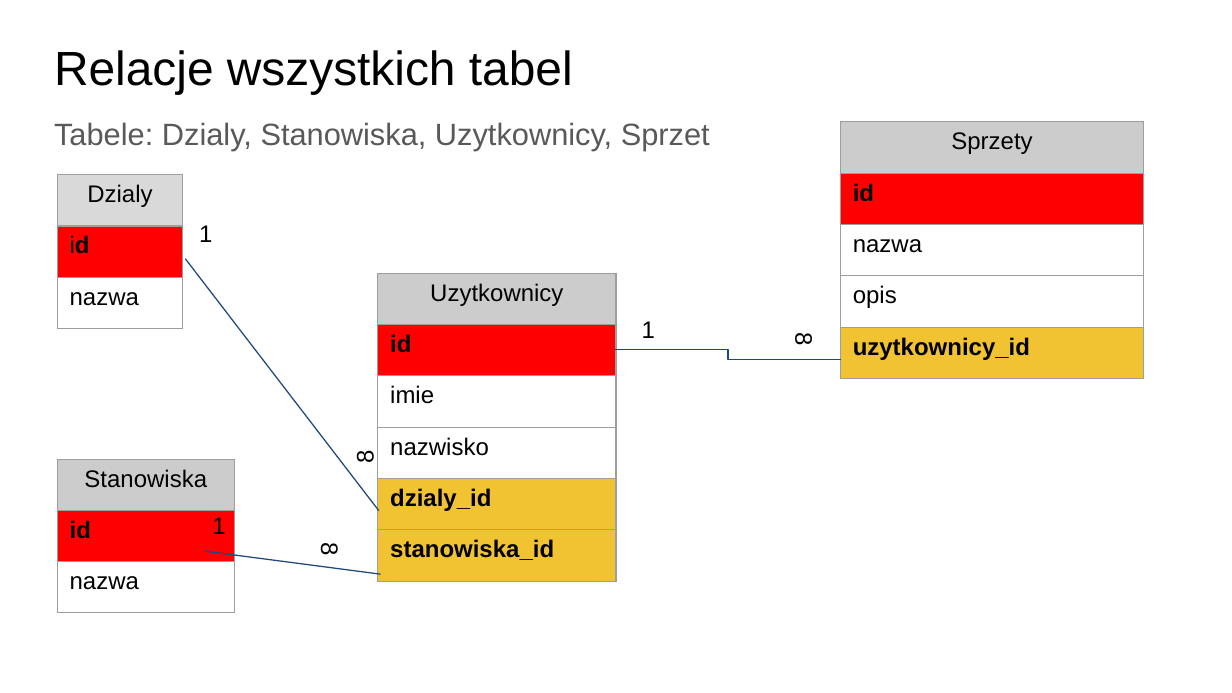
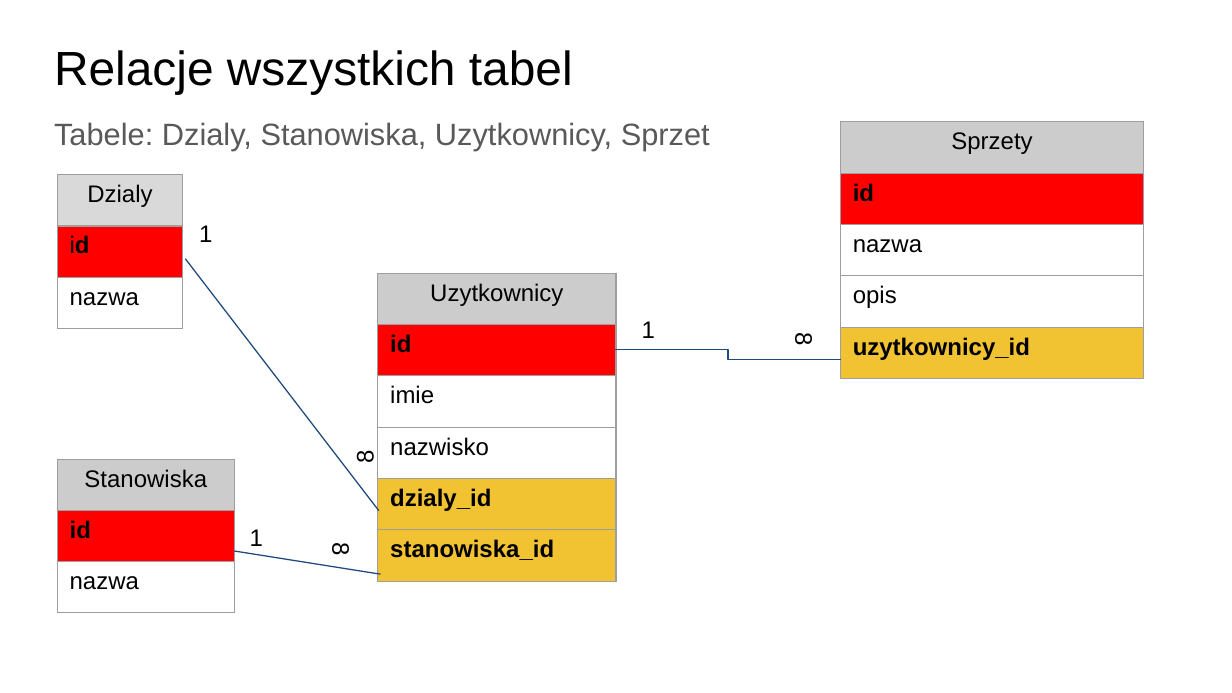
Before and after one commit to PrzemekN/wyposazenie, a slide deck: slide 9 of ProjektBazyDanychWyposazenie.odp. Drawn at 1232x693 pixels with LibreOffice and Linux fonts; fonts in the diff are those of the drawing. Boxes give left, top, right and bottom in pixels: in the first picture for what was removed or moved away, otherwise in the second. Text is boxed around its words. In the diff, an @@ line names an element or a change of style, - is before the commit and + after.

```diff
--- a/ProjektBazyDanychWyposazenie.odp
+++ b/ProjektBazyDanychWyposazenie.odp
@@ text "1": place and size @@
-text "1" at bbox=[212, 517, 225, 534]
+text "1" at bbox=[250, 529, 263, 546]
@@ text "8": place and size @@
-text "8" at bbox=[316, 543, 343, 555]
+text "8" at bbox=[327, 543, 354, 555]
@@ freeform shape: place and size @@
-freeform shape at bbox=[203, 551, 381, 574]
+freeform shape at bbox=[234, 551, 381, 574]
```
Also in this commit, not shown: 2 other slides changed, 1 other file.
